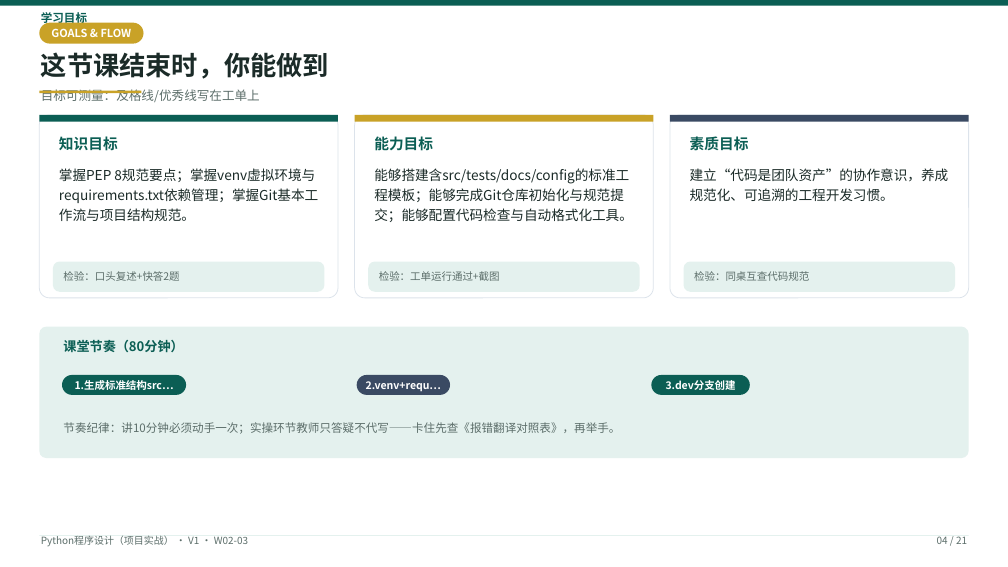
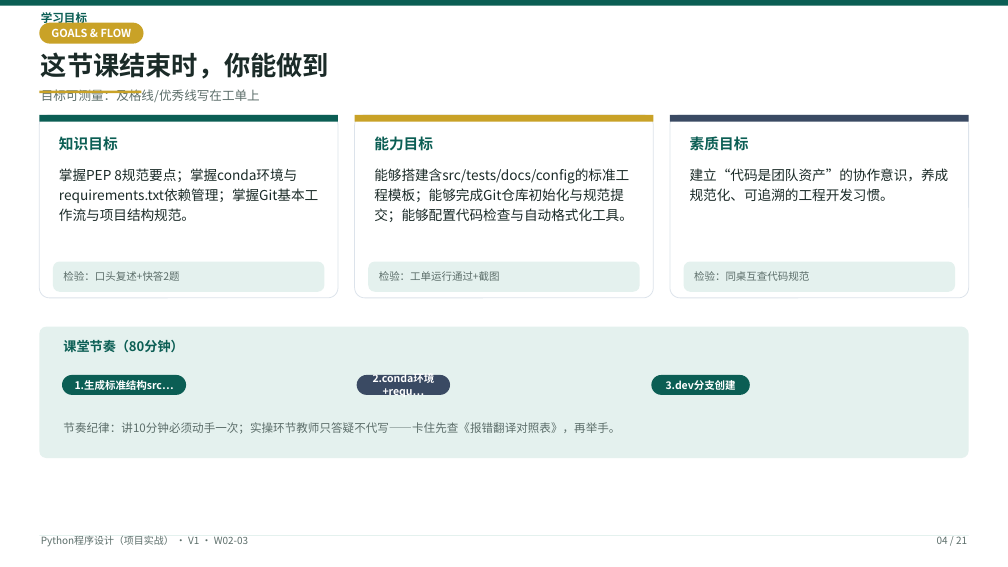
Before and after one commit to tianqiongenze/ai-course-teaching-resources, a slide deck: slide 4 of 03-Python程序设计-项目实战/V1授课PPT/W02-第3次课-像企业团队一样写代码.pptx. Drawn at 1008x567 pixels with LibreOffice and Linux fonts; fonts in the diff are those of the drawing. Boxes give left, top, right and bottom in pixels: in the first picture for what was removed or moved away, otherwise in the second. Text is boxed around its words. In the diff, an @@ line names an element or a change of style, - is before the commit and + after.

```diff
--- a/03-Python程序设计-项目实战/V1授课PPT/W02-第3次课-像企业团队一样写代码.pptx
+++ b/03-Python程序设计-项目实战/V1授课PPT/W02-第3次课-像企业团队一样写代码.pptx
@@ text at (59,168,318,221): text changed @@
-掌握PEP 8规范要点；掌握venv虚拟环境与requirements.txt依赖管理；掌握Git基本工作流与项目结构规范。
+掌握PEP 8规范要点；掌握conda环境与requirements.txt依赖管理；掌握Git基本工作流与项目结构规范。
@@ text at (373,372,435,398): text changed @@
-2.venv+requ…
+2.conda环境+requ…
```
Also in this commit, not shown: 9 other slides changed, 5 other files.
